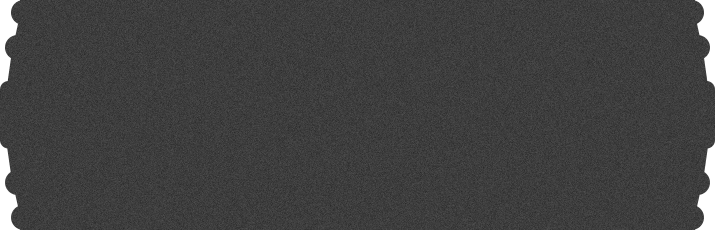
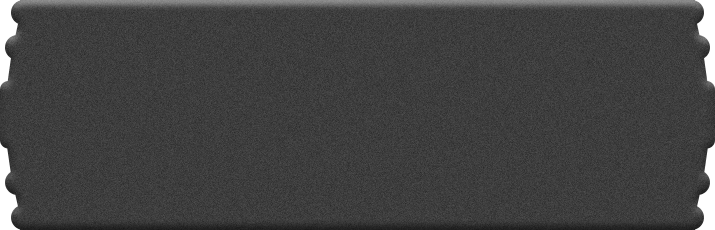
Two versions of the same layered image (715px x 230px). Layer-by-layer changes:
pixels changed over [0, 0, 715, 230] (layer not identified)
